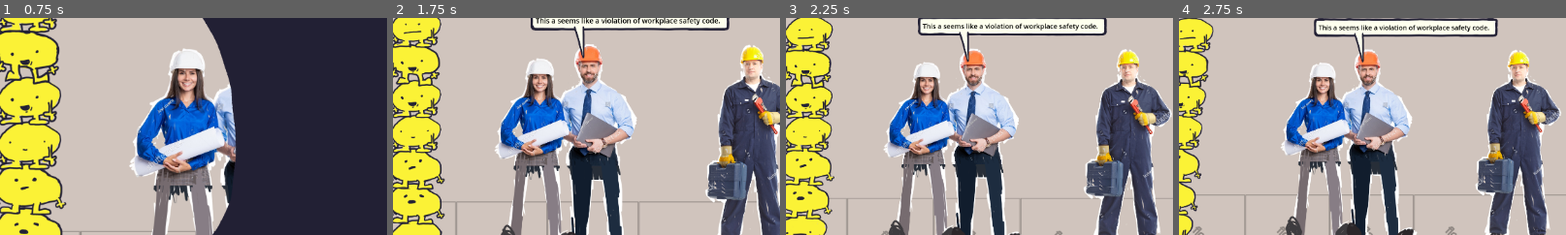
Above: before the commit, frames 1-4 (left to right).
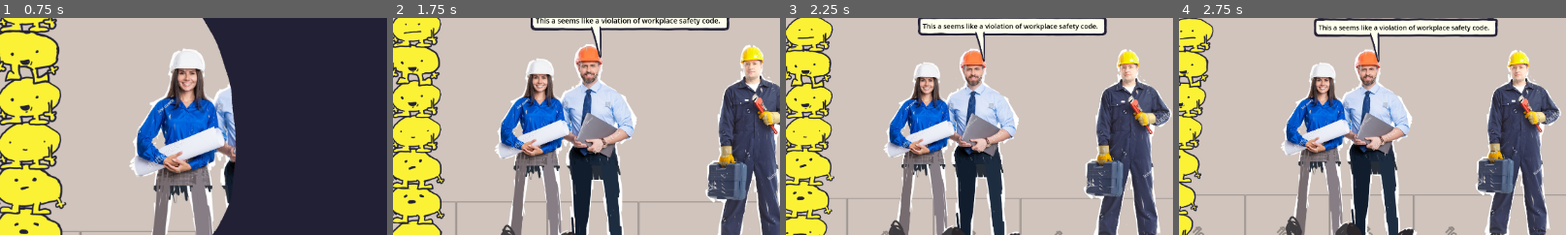
Above: after the commit, the same moments.

Repository: JCoMcL/gourt-game
Game: Godot game, scene res://level/level-container.tscn
The game is run twice, just before and just after one commit, with the same random seed, the same clock (stepped at 60 frames per second) and the same inputs.
Inputs (mouse positions are % of the whole screen's width and height, from its top left):
- Up to frame 1 (0.75 s): drag from (82, 63) to (60, 28) at 0.52 s
- Up to frame 2 (1.75 s): drag from (97, 55) to (45, 70) at 1.27 s
- Up to frame 3 (2.25 s): move the mouse to (60, 28) at 2.02 s; hold Left (go left) from 2.03 s (still down); hold Mouse wheel down (move equipment down) from 2.03 s (still down)
- Up to frame 4 (2.75 s): keep holding Left (go left); keep holding Mouse wheel down (move equipment down)
The pictures show only the part of the screen within x 47-97%, y 24-73%; the shares and areas given below are measured in that part.

Frame 1 is identical in both runs. In frame 2, 0.5% of the frame differs, in the area x 46-54%, y 3-19%; in frame 3, 0.4%; in frame 4, 0.4%.

Commit message:
some stuff i guess

Diff:
--- a/gourts/gourt.gd
+++ b/gourts/gourt.gd
@@ -220,7 +220,7 @@
 func _physics_process(delta: float) -> void:
 	if foot_friend:
 		var target_offset = Gourtilities.global_perch_position(foot_friend) - global_position
-		var f = Yute.snap_force(velocity, target_offset, delta) * mass;
+		var f = Yute.snap_force(velocity, target_offset, delta / Engine.time_scale) * mass # TODO Why do we need to divide by timescale here but nat anywhere else?
 		if target_offset.length() > snap_distance:
 			foot_friend.apply_force(f, "snapback")
 			break_stack()
--- a/tools/yute.gd
+++ b/tools/yute.gd
@@ -2,7 +2,7 @@
 extends Node
 
 func snap_force(initial:Vector2, direction:Vector2, delta:float, snappiness:float = 300, sharpness:float = 0.3) -> Vector2:
-	return initial.move_toward(direction * sharpness / (delta / Engine.time_scale), snappiness) - initial #TODO refactor
+	return initial.move_toward(direction * sharpness / delta, snappiness) - initial #TODO refactor
 
 # --- space, shape, and coordinates ---
 
@@ -64,7 +64,7 @@
 func get_global_rect(o: Node) -> Rect2:
 	if not o:
 		return Rect2(Vector2.ZERO, Vector2.ZERO)
-	if not Engine.is_editor_hint:
+	if o is not Actor or not Engine.is_editor_hint():
 		if o.has_method("get_global_rect") and o is not InstancePlaceholder:
 			return o.get_global_rect()
 		if o.has_method("get_rect"):
@@ -72,7 +72,6 @@
 			r.position += o.global_position
 			return r
 
-	print("not implemented :(")
 	return Rect2(o.global_position, Vector2.ZERO)
 
 # --- nodes ---
